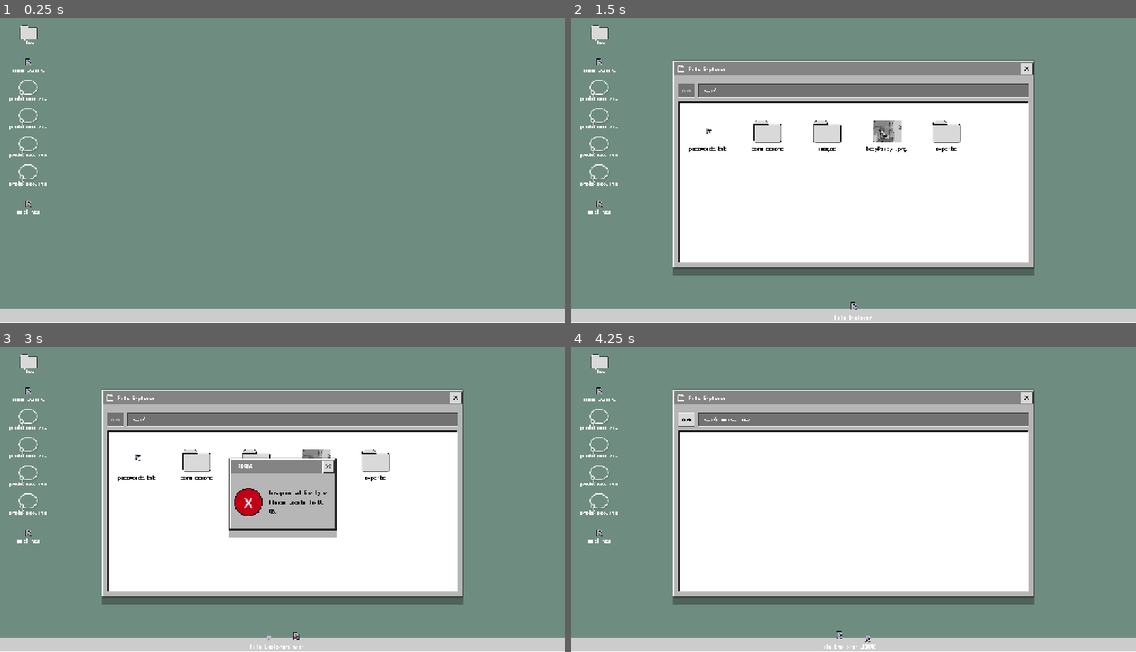
Above: before the commit, frames 1-4 (two rows, left to right).
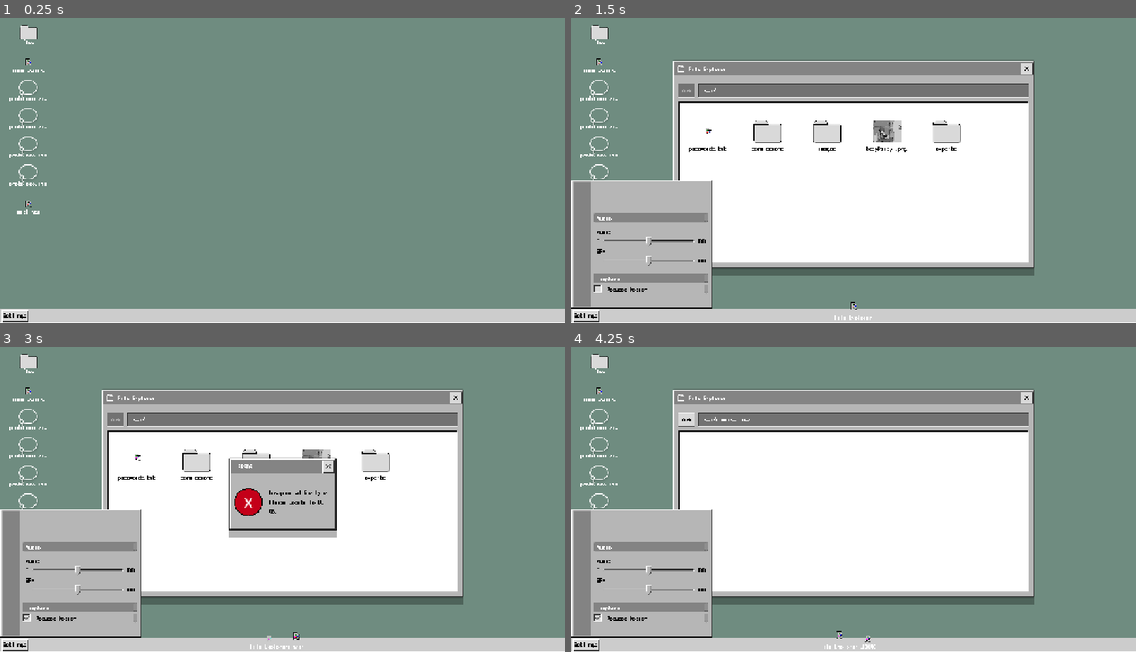
Above: after the commit, the same moments.

Repository: MunnChai/GMTKGameJam2025
Game: Godot game, scene res://game.tscn
The game is run twice, just before and just after one commit, with the same random seed, the same clock (stepped at 60 frames per second) and the same inputs.
Inputs (mouse positions are in pixels of both pictures, inside the frame that each line leads up to):
- Up to frame 1 (0.25 s): no input
- Up to frame 2 (1.5 s): click (599, 33) at 0.52 s; click (587, 316) at 1.25 s, where only the run after the commit has a clickable "Settings"
- Up to frame 3 (3 s): click (28, 618) at 2.02 s; click "passwords.txt" at 2.75 s
- Up to frame 4 (4.25 s): click "commissions" at 3.5 s

The runs differ from the first frame. In frame 1, less than 0.1% of the frame differs, in the area x 0-5%, y 95-100%; in frame 2, 8.2%, in the area x 0-25%, y 53-100%; in frame 3, 8.2%; in frame 4, 8.2%.

Commit message:
Added settings panel

Diff:
--- /dev/null
+++ b/game/gmtkgamejam2025/default_bus_layout.tres
@@ -0,0 +1,15 @@
+[gd_resource type="AudioBusLayout" format=3 uid="uid://dh0in72jqe1qq"]
+
+[resource]
+bus/1/name = &"Music"
+bus/1/solo = false
+bus/1/mute = false
+bus/1/bypass_fx = false
+bus/1/volume_db = 0.0
+bus/1/send = &"Master"
+bus/2/name = &"SFX"
+bus/2/solo = false
+bus/2/mute = false
+bus/2/bypass_fx = false
+bus/2/volume_db = 0.0
+bus/2/send = &"Master"
--- /dev/null
+++ b/game/gmtkgamejam2025/desktop/task_bar/settings/settings_button.gd
@@ -0,0 +1,10 @@
+class_name SettingsButton
+extends TextureButton
+
+@onready var settings_panel: SettingsPanel = %SettingsPanel
+
+func _ready() -> void:
+	pressed.connect(_on_pressed)
+
+func _on_pressed() -> void:
+	settings_panel.visible = !settings_panel.visible
--- /dev/null
+++ b/game/gmtkgamejam2025/desktop/task_bar/settings/settings_panel.gd
@@ -0,0 +1,20 @@
+class_name SettingsPanel
+extends PanelContainer
+
+@onready var music_slider: HSlider = %MusicSlider
+@onready var sound_slider: HSlider = %SoundSlider
+@onready var reduced_motion_box: CheckBox = %ReducedMotionBox
+
+func _ready() -> void:
+	music_slider.value_changed.connect(_on_music_value_changed)
+	sound_slider.value_changed.connect(_on_sound_value_changed)
+	reduced_motion_box.toggled.connect(_on_motion_box_checked)
+
+func _on_music_value_changed(value: float) -> void:
+	pass
+
+func _on_sound_value_changed(value: float) -> void:
+	pass
+
+func _on_motion_box_checked(is_toggled: bool) -> void:
+	pass
--- a/game/gmtkgamejam2025/desktop/task_bar/task_bar.tscn
+++ b/game/gmtkgamejam2025/desktop/task_bar/task_bar.tscn
@@ -1,7 +1,54 @@
-[gd_scene load_steps=3 format=3 uid="uid://bgj7bok1k4k1n"]
+[gd_scene load_steps=28 format=3 uid="uid://bgj7bok1k4k1n"]
 
 [ext_resource type="Script" uid="uid://bcn0ybr3x7jsh" path="res://desktop/task_bar/task_bar.gd" id="1_jxr6l"]
 [ext_resource type="Texture2D" uid="uid://cyw5b3rw3jdnw" path="res://assets/ui/task_bar.png" id="2_rkt6j"]
+[ext_resource type="Texture2D" uid="uid://dvw6gu8cmy168" path="res://assets/ui/buttons/button_default.png" id="3_e7cxb"]
+[ext_resource type="Texture2D" uid="uid://cvmpmymnwn5c7" path="res://assets/ui/buttons/button_pressed.png" id="4_j88fw"]
+[ext_resource type="Theme" uid="uid://cuqmn3lhjdfe5" path="res://assets/themes/os_95.tres" id="5_e36ol"]
+[ext_resource type="Script" uid="uid://cjhiuou3penh4" path="res://desktop/task_bar/settings/settings_button.gd" id="5_gsjrs"]
+[ext_resource type="Texture2D" uid="uid://lrl6qasaxqdw" path="res://assets/ui/windows/window_nine_patch_rect.png" id="6_j88fw"]
+[ext_resource type="Texture2D" uid="uid://df8rotgvouisf" path="res://assets/ui/windows/gray_rectangle.png" id="7_e36ol"]
+[ext_resource type="Script" uid="uid://b6rv0j7swy8i1" path="res://desktop/task_bar/settings/settings_panel.gd" id="7_okagq"]
+[ext_resource type="Texture2D" uid="uid://cm0k82oww13pf" path="res://assets/ui/settings/slider_switch.png" id="8_ihqlt"]
+[ext_resource type="Texture2D" uid="uid://bsnry8ae0glev" path="res://assets/ui/settings/slider_back.png" id="9_lkoye"]
+[ext_resource type="Texture2D" uid="uid://db1u6fiw3vqo4" path="res://assets/ui/buttons/check_box_pressed.png" id="10_l2703"]
+[ext_resource type="Texture2D" uid="uid://bli21q7scxgpa" path="res://assets/ui/buttons/check_box_default.png" id="11_rs76a"]
+
+[sub_resource type="StyleBoxEmpty" id="StyleBoxEmpty_e36ol"]
+
+[sub_resource type="AtlasTexture" id="AtlasTexture_l2703"]
+atlas = ExtResource("8_ihqlt")
+region = Rect2(0, 0, 13, 22)
+margin = Rect2(0, 1, 0, 0)
+
+[sub_resource type="StyleBoxTexture" id="StyleBoxTexture_rs76a"]
+content_margin_left = 2.0
+content_margin_top = 2.0
+content_margin_right = 2.0
+content_margin_bottom = 2.0
+texture = ExtResource("9_lkoye")
+
+[sub_resource type="StyleBoxEmpty" id="StyleBoxEmpty_gsjrs"]
+
+[sub_resource type="StyleBoxEmpty" id="StyleBoxEmpty_okagq"]
+
+[sub_resource type="StyleBoxEmpty" id="StyleBoxEmpty_s3o61"]
+
+[sub_resource type="StyleBoxEmpty" id="StyleBoxEmpty_v7534"]
+
+[sub_resource type="StyleBoxEmpty" id="StyleBoxEmpty_oh1e8"]
+
+[sub_resource type="StyleBoxEmpty" id="StyleBoxEmpty_6x3ky"]
+
+[sub_resource type="StyleBoxEmpty" id="StyleBoxEmpty_71anq"]
+
+[sub_resource type="StyleBoxEmpty" id="StyleBoxEmpty_6keot"]
+
+[sub_resource type="StyleBoxEmpty" id="StyleBoxEmpty_60kok"]
+
+[sub_resource type="StyleBoxEmpty" id="StyleBoxEmpty_lgjit"]
+
+[sub_resource type="StyleBoxEmpty" id="StyleBoxEmpty_p55qj"]
 
 [node name="TaskBar" type="Control"]
 layout_mode = 3
@@ -23,3 +70,246 @@
 grow_vertical = 0
 mouse_filter = 2
 texture = ExtResource("2_rkt6j")
+
+[node name="SettingsButton" type="TextureButton" parent="."]
+layout_mode = 0
+offset_left = -638.0
+offset_top = -31.0
+offset_right = -577.0
+offset_bottom = -3.0
+texture_normal = ExtResource("3_e7cxb")
+texture_pressed = ExtResource("4_j88fw")
+stretch_mode = 0
+script = ExtResource("5_gsjrs")
+
+[node name="RichTextLabel" type="RichTextLabel" parent="SettingsButton"]
+layout_mode = 0
+offset_right = 62.0
+offset_bottom = 26.0
+mouse_filter = 1
+theme = ExtResource("5_e36ol")
+theme_override_colors/default_color = Color(0, 0, 0, 1)
+text = "Settings"
+horizontal_alignment = 1
+vertical_alignment = 1
+
+[node name="SettingsPanel" type="PanelContainer" parent="SettingsButton"]
+unique_name_in_owner = true
+visible = false
+layout_mode = 0
+offset_left = -2.0
+offset_top = -294.0
+offset_right = 318.0
+offset_bottom = -3.0
+theme_override_styles/panel = SubResource("StyleBoxEmpty_e36ol")
+script = ExtResource("7_okagq")
+
+[node name="NinePatchRect" type="NinePatchRect" parent="SettingsButton/SettingsPanel"]
+layout_mode = 2
+texture = ExtResource("6_j88fw")
+patch_margin_left = 4
+patch_margin_top = 4
+patch_margin_right = 4
+patch_margin_bottom = 4
+
+[node name="HBoxContainer" type="HBoxContainer" parent="SettingsButton/SettingsPanel"]
+layout_mode = 2
+theme_override_constants/separation = 0
+
+[node name="MarginContainer2" type="MarginContainer" parent="SettingsButton/SettingsPanel/HBoxContainer"]
+layout_mode = 2
+theme_override_constants/margin_left = 4
+theme_override_constants/margin_top = 4
+theme_override_constants/margin_right = 0
+theme_override_constants/margin_bottom = 5
+
+[node name="NinePatchRect" type="NinePatchRect" parent="SettingsButton/SettingsPanel/HBoxContainer/MarginContainer2"]
+custom_minimum_size = Vector2(40, 0)
+layout_mode = 2
+texture = ExtResource("7_e36ol")
+region_rect = Rect2(0, 0, 53, 53)
+patch_margin_left = 4
+patch_margin_top = 4
+patch_margin_right = 4
+patch_margin_bottom = 4
+
+[node name="MarginContainer" type="MarginContainer" parent="SettingsButton/SettingsPanel/HBoxContainer"]
+layout_mode = 2
+size_flags_horizontal = 3
+theme_override_constants/margin_left = 8
+theme_override_constants/margin_top = 10
+theme_override_constants/margin_right = 10
+theme_override_constants/margin_bottom = 10
+
+[node name="VBoxContainer" type="VBoxContainer" parent="SettingsButton/SettingsPanel/HBoxContainer/MarginContainer"]
+layout_mode = 2
+alignment = 2
+
+[node name="Control" type="Control" parent="SettingsButton/SettingsPanel/HBoxContainer/MarginContainer/VBoxContainer"]
+custom_minimum_size = Vector2(0, 40)
+layout_mode = 2
+
+[node name="PanelContainer" type="PanelContainer" parent="SettingsButton/SettingsPanel/HBoxContainer/MarginContainer/VBoxContainer"]
+custom_minimum_size = Vector2(0, 20)
+layout_mode = 2
+
+[node name="NinePatchRect" type="NinePatchRect" parent="SettingsButton/SettingsPanel/HBoxContainer/MarginContainer/VBoxContainer/PanelContainer"]
+layout_mode = 2
+texture = ExtResource("7_e36ol")
+
+[node name="RichTextLabel" type="RichTextLabel" parent="SettingsButton/SettingsPanel/HBoxContainer/MarginContainer/VBoxContainer/PanelContainer"]
+layout_mode = 2
+theme = ExtResource("5_e36ol")
+text = " Audio"
+vertical_alignment = 1
+
+[node name="MarginContainer" type="MarginContainer" parent="SettingsButton/SettingsPanel/HBoxContainer/MarginContainer/VBoxContainer"]
+layout_mode = 2
+theme_override_constants/margin_left = 6
+theme_override_constants/margin_top = 6
+theme_override_constants/margin_right = 6
+theme_override_constants/margin_bottom = 6
+
+[node name="VBoxContainer" type="VBoxContainer" parent="SettingsButton/SettingsPanel/HBoxContainer/MarginContainer/VBoxContainer/MarginContainer"]
+layout_mode = 2
+theme_override_constants/separation = 0
+
+[node name="RichTextLabel" type="RichTextLabel" parent="SettingsButton/SettingsPanel/HBoxContainer/MarginContainer/VBoxContainer/MarginContainer/VBoxContainer"]
+layout_mode = 2
+theme = ExtResource("5_e36ol")
+theme_override_colors/default_color = Color(0, 0, 0, 1)
+text = "Music"
+fit_content = true
+
+[node name="HBoxContainer" type="HBoxContainer" parent="SettingsButton/SettingsPanel/HBoxContainer/MarginContainer/VBoxContainer/MarginContainer/VBoxContainer"]
+layout_mode = 2
+
+[node name="RichTextLabel2" type="RichTextLabel" parent="SettingsButton/SettingsPanel/HBoxContainer/MarginContainer/VBoxContainer/MarginContainer/VBoxContainer/HBoxContainer"]
+custom_minimum_size = Vector2(10, 0)
+layout_mode = 2
+size_flags_horizontal = 0
+theme = ExtResource("5_e36ol")
+theme_override_colors/default_color = Color(0, 0, 0, 1)
+text = "0"
+fit_content = true
+vertical_alignment = 1
+
+[node name="MusicSlider" type="HSlider" parent="SettingsButton/SettingsPanel/HBoxContainer/MarginContainer/VBoxContainer/MarginContainer/VBoxContainer/HBoxContainer"]
+unique_name_in_owner = true
+custom_minimum_size = Vector2(90, 0)
+layout_mode = 2
+size_flags_horizontal = 3
+theme_override_icons/grabber = SubResource("AtlasTexture_l2703")
+theme_override_icons/grabber_highlight = ExtResource("8_ihqlt")
+theme_override_icons/grabber_disabled = ExtResource("8_ihqlt")
+theme_override_styles/slider = SubResource("StyleBoxTexture_rs76a")
+value = 50.0
+
+[node name="RichTextLabel3" type="RichTextLabel" parent="SettingsButton/SettingsPanel/HBoxContainer/MarginContainer/VBoxContainer/MarginContainer/VBoxContainer/HBoxContainer"]
+custom_minimum_size = Vector2(20, 0)
+layout_mode = 2
+size_flags_horizontal = 0
+theme = ExtResource("5_e36ol")
+theme_override_colors/default_color = Color(0, 0, 0, 1)
+text = "100"
+fit_content = true
+horizontal_alignment = 2
+vertical_alignment = 1
+
+[node name="RichTextLabel2" type="RichTextLabel" parent="SettingsButton/SettingsPanel/HBoxContainer/MarginContainer/VBoxContainer/MarginContainer/VBoxContainer"]
+layout_mode = 2
+theme = ExtResource("5_e36ol")
+theme_override_colors/default_color = Color(0, 0, 0, 1)
+text = "SFX"
+fit_content = true
+
+[node name="HBoxContainer2" type="HBoxContainer" parent="SettingsButton/SettingsPanel/HBoxContainer/MarginContainer/VBoxContainer/MarginContainer/VBoxContainer"]
+layout_mode = 2
+
+[node name="RichTextLabel2" type="RichTextLabel" parent="SettingsButton/SettingsPanel/HBoxContainer/MarginContainer/VBoxContainer/MarginContainer/VBoxContainer/HBoxContainer2"]
+custom_minimum_size = Vector2(10, 0)
+layout_mode = 2
+size_flags_horizontal = 0
+theme = ExtResource("5_e36ol")
+theme_override_colors/default_color = Color(0, 0, 0, 1)
+text = "0"
+fit_content = true
+vertical_alignment = 1
+
+[node name="SoundSlider" type="HSlider" parent="SettingsButton/SettingsPanel/HBoxContainer/MarginContainer/VBoxContainer/MarginContainer/VBoxContainer/HBoxContainer2"]
+unique_name_in_owner = true
+custom_minimum_size = Vector2(90, 0)
+layout_mode = 2
+size_flags_horizontal = 3
+theme_override_icons/grabber = SubResource("AtlasTexture_l2703")
+theme_override_icons/grabber_highlight = ExtResource("8_ihqlt")
+theme_override_icons/grabber_disabled = ExtResource("8_ihqlt")
+theme_override_styles/slider = SubResource("StyleBoxTexture_rs76a")
+value = 50.0
+
+[node name="RichTextLabel3" type="RichTextLabel" parent="SettingsButton/SettingsPanel/HBoxContainer/MarginContainer/VBoxContainer/MarginContainer/VBoxContainer/HBoxContainer2"]
+custom_minimum_size = Vector2(20, 0)
+layout_mode = 2
+size_flags_horizontal = 0
+theme = ExtResource("5_e36ol")
+theme_override_colors/default_color = Color(0, 0, 0, 1)
+text = "100"
+fit_content = true
+horizontal_alignment = 2
+vertical_alignment = 1
+
+[node name="Control2" type="Control" parent="SettingsButton/SettingsPanel/HBoxContainer/MarginContainer/VBoxContainer"]
+custom_minimum_size = Vector2(0, 5)
+layout_mode = 2
+
+[node name="PanelContainer2" type="PanelContainer" parent="SettingsButton/SettingsPanel/HBoxContainer/MarginContainer/VBoxContainer"]
+custom_minimum_size = Vector2(0, 20)
+layout_mode = 2
+
+[node name="NinePatchRect" type="NinePatchRect" parent="SettingsButton/SettingsPanel/HBoxContainer/MarginContainer/VBoxContainer/PanelContainer2"]
+layout_mode = 2
+texture = ExtResource("7_e36ol")
+
+[node name="RichTextLabel" type="RichTextLabel" parent="SettingsButton/SettingsPanel/HBoxContainer/MarginContainer/VBoxContainer/PanelContainer2"]
+layout_mode = 2
+theme = ExtResource("5_e36ol")
+text = " Graphics"
+vertical_alignment = 1
+
+[node name="MarginContainer2" type="MarginContainer" parent="SettingsButton/SettingsPanel/HBoxContainer/MarginContainer/VBoxContainer"]
+layout_mode = 2
+
+[node name="HBoxContainer" type="HBoxContainer" parent="SettingsButton/SettingsPanel/HBoxContainer/MarginContainer/VBoxContainer/MarginContainer2"]
+layout_mode = 2
+
+[node name="ReducedMotionBox" type="CheckBox" parent="SettingsButton/SettingsPanel/HBoxContainer/MarginContainer/VBoxContainer/MarginContainer2/HBoxContainer"]
+unique_name_in_owner = true
+custom_minimum_size = Vector2(25, 20)
+layout_mode = 2
+size_flags_horizontal = 0
+size_flags_vertical = 0
+theme_override_styles/focus = SubResource("StyleBoxEmpty_gsjrs")
+theme_override_styles/disabled_mirrored = SubResource("StyleBoxEmpty_okagq")
+theme_override_styles/disabled = SubResource("StyleBoxEmpty_s3o61")
+theme_override_styles/hover_pressed_mirrored = SubResource("StyleBoxEmpty_v7534")
+theme_override_styles/hover_pressed = SubResource("StyleBoxEmpty_oh1e8")
+theme_override_styles/hover_mirrored = SubResource("StyleBoxEmpty_6x3ky")
+theme_override_styles/hover = SubResource("StyleBoxEmpty_71anq")
+theme_override_styles/pressed_mirrored = SubResource("StyleBoxEmpty_6keot")
+theme_override_styles/pressed = SubResource("StyleBoxEmpty_60kok")
+theme_override_styles/normal_mirrored = SubResource("StyleBoxEmpty_lgjit")
+theme_override_styles/normal = SubResource("StyleBoxEmpty_p55qj")
+theme_override_icons/checked = ExtResource("10_l2703")
+theme_override_icons/unchecked = ExtResource("11_rs76a")
+icon_alignment = 1
+
+[node name="RichTextLabel" type="RichTextLabel" parent="SettingsButton/SettingsPanel/HBoxContainer/MarginContainer/VBoxContainer/MarginContainer2/HBoxContainer"]
+layout_mode = 2
+size_flags_horizontal = 3
+theme = ExtResource("5_e36ol")
+theme_override_colors/default_color = Color(0, 0, 0, 1)
+text = "Reduced Motion"
+
+[node name="Control3" type="Control" parent="SettingsButton/SettingsPanel/HBoxContainer/MarginContainer/VBoxContainer"]
+custom_minimum_size = Vector2(0, 20)
+layout_mode = 2
--- a/game/gmtkgamejam2025/project.godot
+++ b/game/gmtkgamejam2025/project.godot
@@ -18,6 +18,7 @@
 [autoload]
 
 FileSystem="*res://apps/file_explorer_app/file_system/file_system.gd"
+<<<<<<<HEADFileSystem="*res://apps/file_explorer_app/file_system/file_system.gd"
 PhotoshopManager="*res://apps/photoshop_app/photoshop_manager/photoshop_manager.gd"
 ImageJudgement="*res://image_judgement/image_judgement.tscn"
 GameStateManager="*res://game_state/game_state_manager.gd"
Binary file added: game/gmtkgamejam2025/assets/ui/buttons/check_box_default.png
Not shown, added: game/gmtkgamejam2025/assets/ui/buttons/check_box_default.png.import
Binary file added: game/gmtkgamejam2025/assets/ui/buttons/check_box_pressed.png
Not shown, added: game/gmtkgamejam2025/assets/ui/buttons/check_box_pressed.png.import
Binary file added: game/gmtkgamejam2025/assets/ui/settings/slider_back.png
Not shown, added: game/gmtkgamejam2025/assets/ui/settings/slider_back.png.import
Binary file added: game/gmtkgamejam2025/assets/ui/settings/slider_switch.png
Not shown, added: game/gmtkgamejam2025/assets/ui/settings/slider_switch.png.import
Binary file added: game/gmtkgamejam2025/assets/ui/windows/gray_rectangle.png
Not shown, added: game/gmtkgamejam2025/assets/ui/windows/gray_rectangle.png.import
Not shown, added: game/gmtkgamejam2025/desktop/task_bar/settings/settings_button.gd.uid
Not shown, added: game/gmtkgamejam2025/desktop/task_bar/settings/settings_panel.gd.uid
